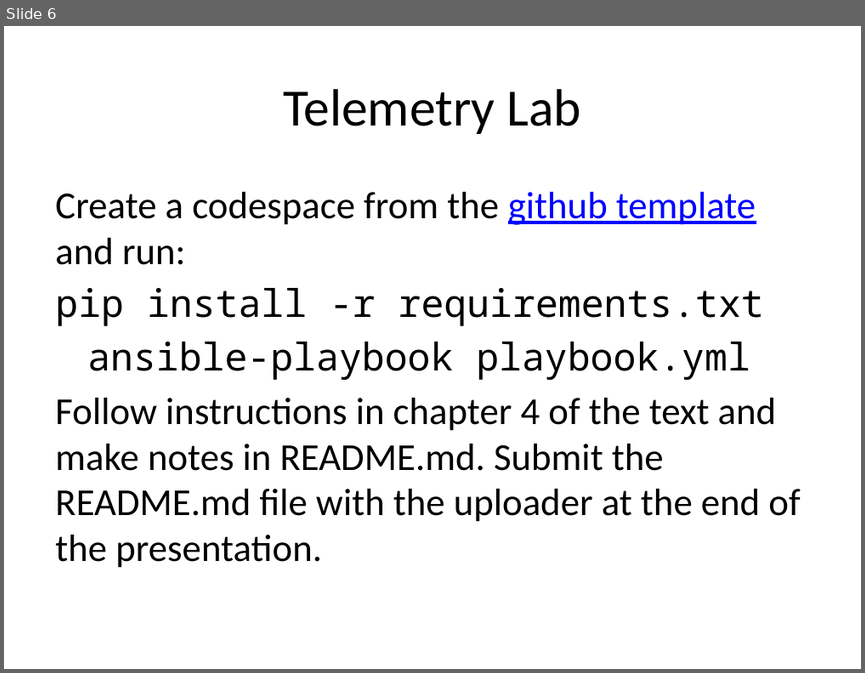
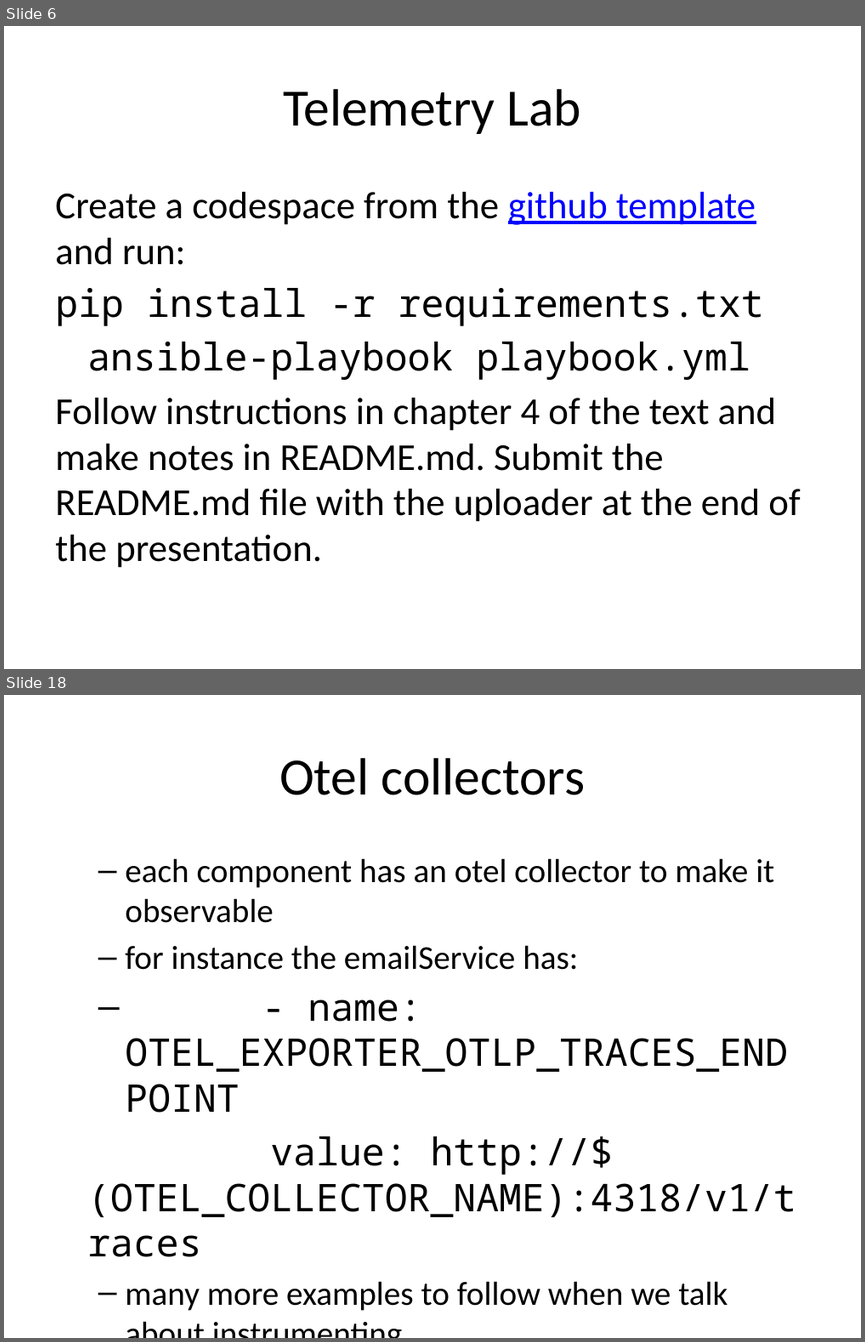
Before and after one commit to rhildred/INFO8985, a slide deck: telemetry/slides.pptx. Shown one above the other, each under a label of ours: slide 6 before the commit, slides 6 and 18 after it; the slides between them are not shown. The pictures are 865x673 and 865x1342 pixels, drawn with LibreOffice and Linux fonts; fonts in the diff are those of the drawing. Boxes give left, top, right and bottom in pixels: in the first picture for what was removed or moved away, otherwise in the second. Text is boxed around its words. In the diff, an @@ line names an element or a change of style, - is before the commit and + after.

```diff
--- a/telemetry/slides.pptx
+++ b/telemetry/slides.pptx
@@ slide 18 added at (4, 695, 861, 1338), background #FFFFFF @@
@@ title added at (279, 758, 585, 795), 44 pt, text #000000 @@
+Otel collectors
@@ text added at (87, 858, 795, 1310), 28 pt, text #000000 @@
+  – each component has an otel collector to make it observable
+  – for instance the emailService has:
+- name: OTEL_EXPORTER_OTLP_TRACES_ENDPOINT
+value: http://$(OTEL_COLLECTOR_NAME):4318/v1/traces
+  – many more examples to follow when we talk about instrumenting
```
Also in this commit, not shown: 13 other slides added, 17 other files.
